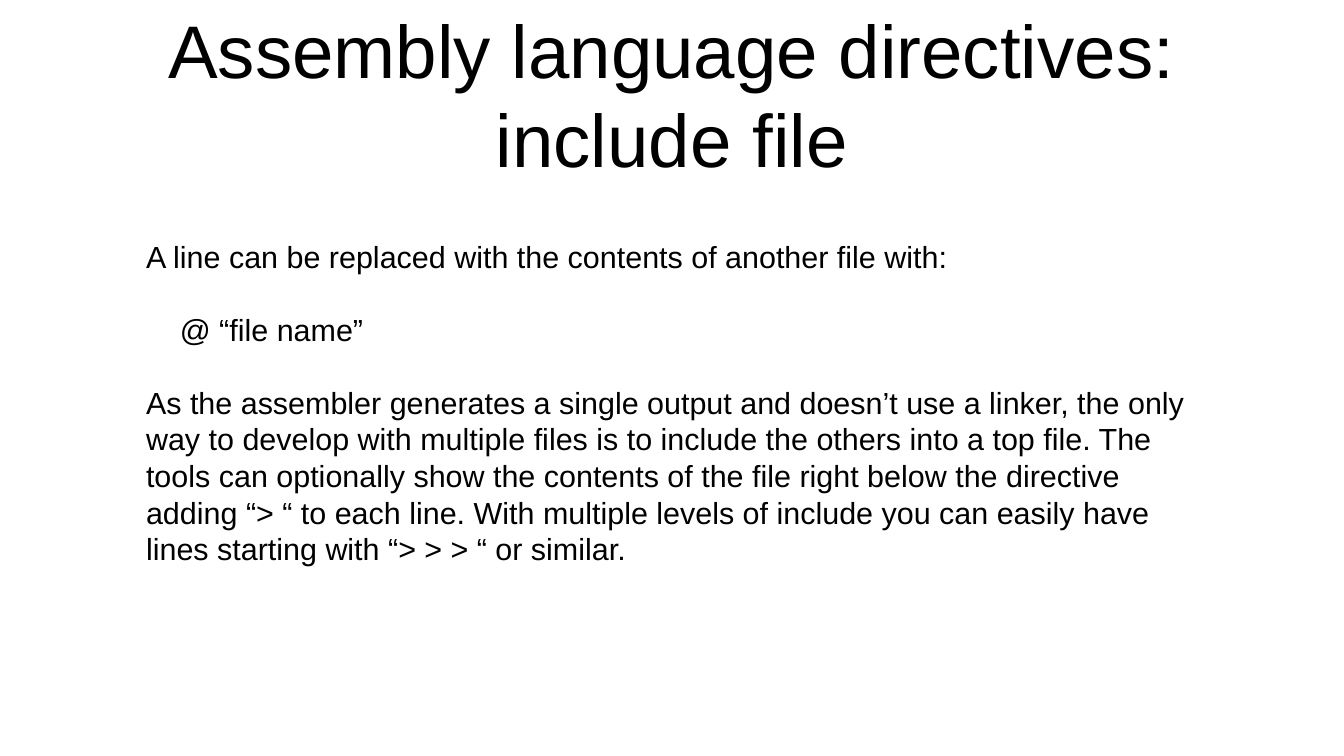
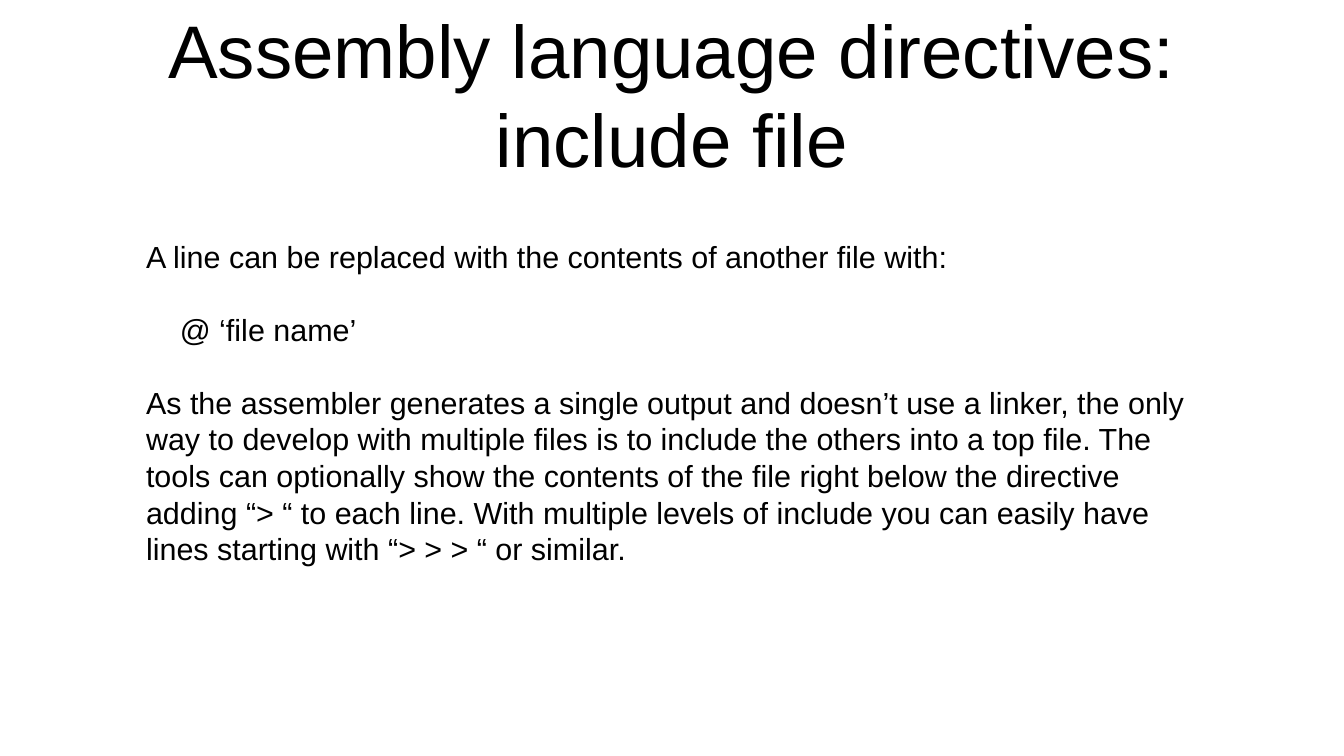
Before and after one commit to jeceljr/baby8, a slide deck: slide 19 of doc/baby8.odp. Drawn at 1344x756 pixels with LibreOffice and Linux fonts; fonts in the diff are those of the drawing. Boxes give left, top, right and bottom in pixels: in the first picture for what was removed or moved away, otherwise in the second. Text is boxed around its words. In the diff, an @@ line names an element or a change of style, - is before the commit and + after.

```diff
--- a/doc/baby8.odp
+++ b/doc/baby8.odp
@@ text at [219, 319, 356, 342]: text changed @@
-@ “file name”
+@ ‘file name’
```
Also in this commit, not shown: 4 other slides changed, 2 other files.
